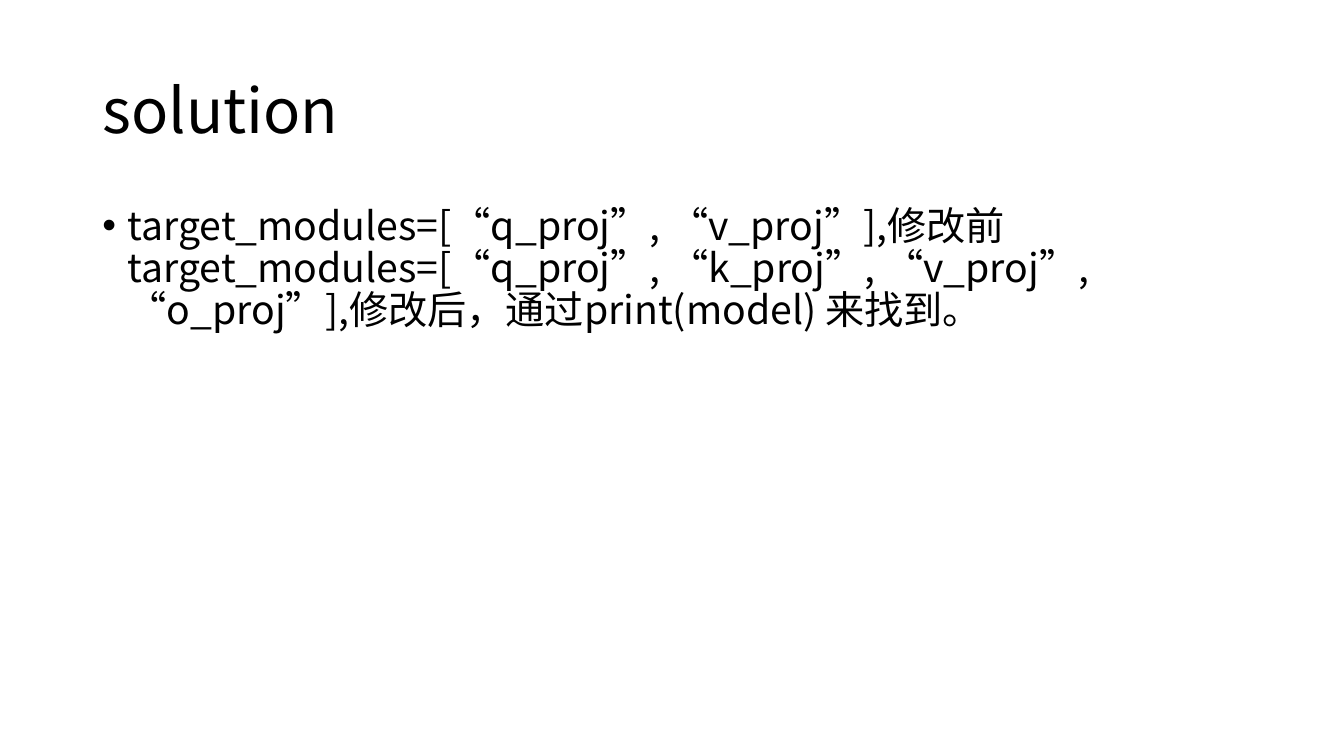
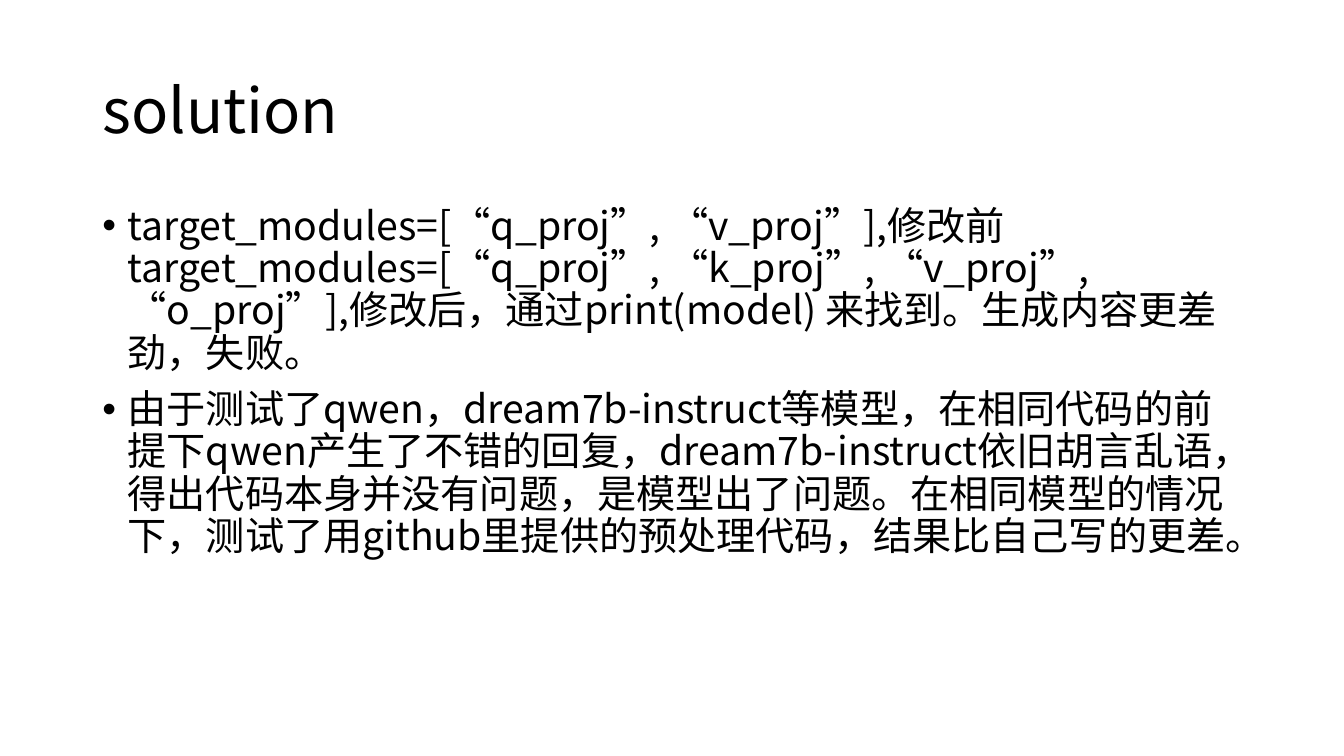
Before and after one commit to friendlysmileface/Dream-7B-, a slide deck: slide 34 of Dream_SFT_Project_Submission/debug日志（草稿）.pptx. Drawn at 1344x756 pixels with LibreOffice and Linux fonts; fonts in the diff are those of the drawing. Boxes give left, top, right and bottom in pixels: in the first picture for what was removed or moved away, otherwise in the second. Text is boxed around its words. In the diff, an @@ line names an element or a change of style, - is before the commit and + after.

```diff
--- a/Dream_SFT_Project_Submission/debug日志（草稿）.pptx
+++ b/Dream_SFT_Project_Submission/debug日志（草稿）.pptx
@@ text at (128, 207, 1265, 560): text changed @@
-• target_modules=[“q_proj”, “v_proj”],修改前target_modules=[“q_proj”, “k_proj”, “v_proj”, “o_proj”],修改后，通过print(model) 来找到。
+• target_modules=[“q_proj”, “v_proj”],修改前target_modules=[“q_proj”, “k_proj”, “v_proj”, “o_proj”],修改后，通过print(model) 来找到。生成内容更差劲，失败。
+• 由于测试了qwen，dream7b-instruct等模型，在相同代码的前提下qwen产生了不错的回复，dream7b-instruct依旧胡言乱语，得出代码本身并没有问题，是模型出了问题。在相同模型的情况下，测试了用github里提供的预处理代码，结果比自己写的更差。
```
Also in this commit, not shown: 1 other slide changed, 4 other files.
